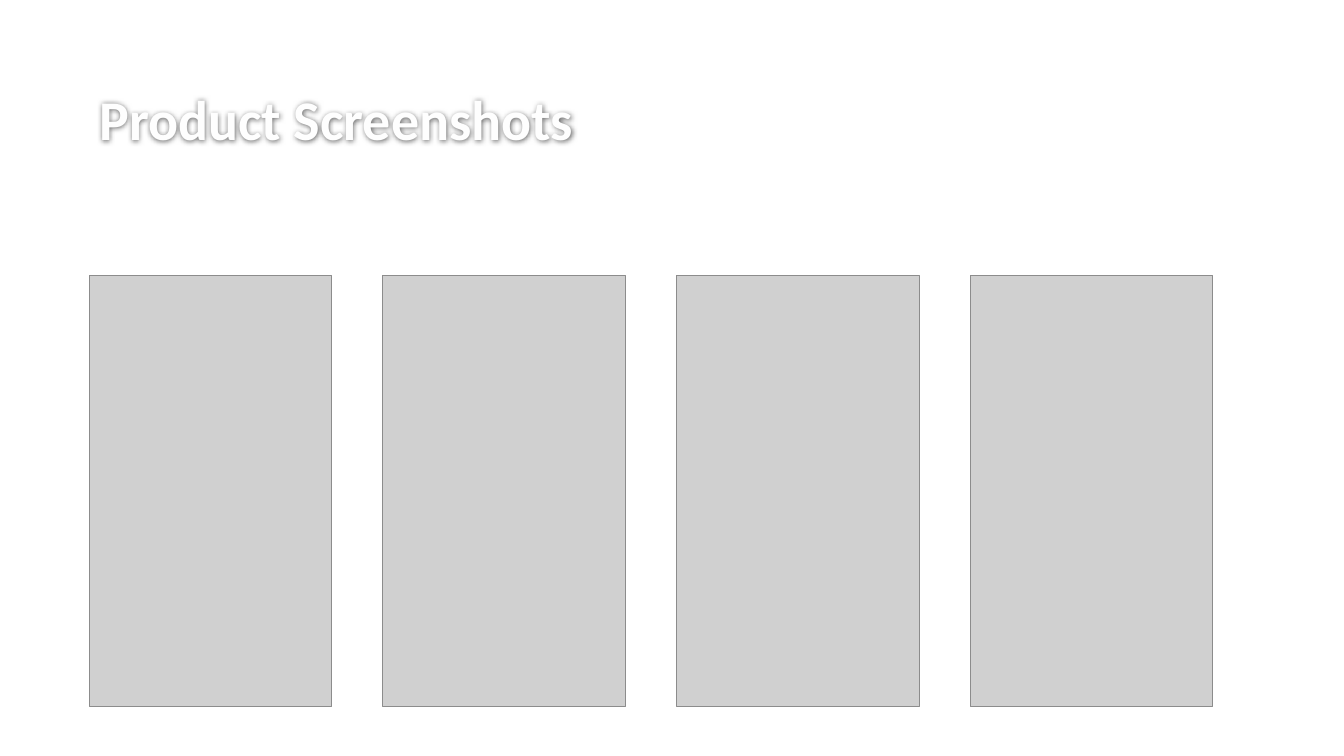
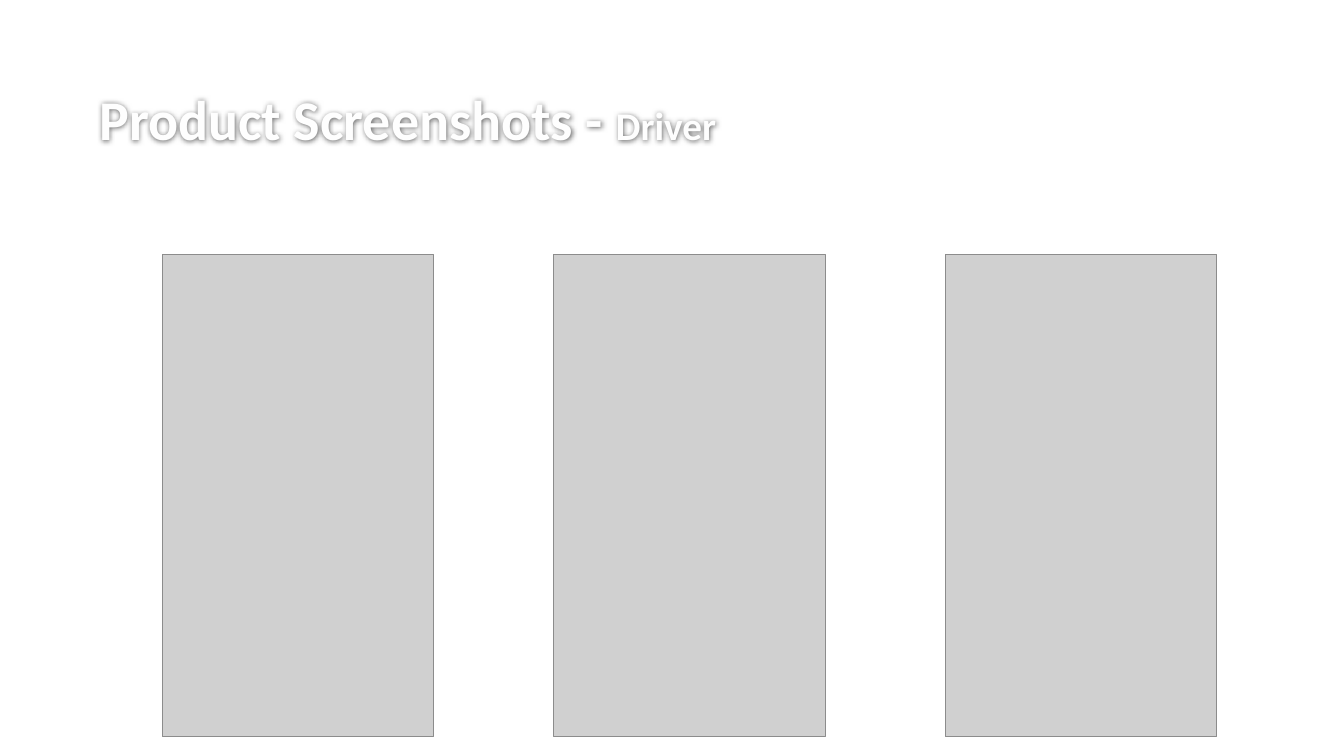
Before and after one commit to lakshaysethi/Assignment_3_Mobile_Dev, a slide deck: slide 12 of Documentation/Presentation.pptx (slide 11 before the commit). Drawn at 1344x756 pixels with LibreOffice and Linux fonts; fonts in the diff are those of the drawing; grey boxes stand for pictures; background and template pictures are left out. Boxes give left, top, right and bottom in pixels: in the first picture for what was removed or moved away, otherwise in the second. Text is boxed around its words. In the diff, an @@ line names an element or a change of style, - is before the commit and + after.

```diff
--- a/Documentation/Presentation.pptx
+++ b/Documentation/Presentation.pptx
@@ title at (99, 100, 716, 143): text changed @@
-Product Screenshots
+Product Screenshots - Driver
@@ picture: place and size @@
-picture at (90, 275, 333, 707)
+picture at (162, 254, 434, 737)
@@ picture: place and size @@
-picture at (383, 275, 626, 707)
+picture at (554, 254, 825, 737)
@@ picture: place and size @@
-picture at (971, 275, 1214, 707)
+picture at (946, 254, 1217, 737)
@@ picture removed at (677, 275, 920, 707) @@
```
Also in this commit, not shown: 1 other slide changed, 3 slides added, 1 other file.
